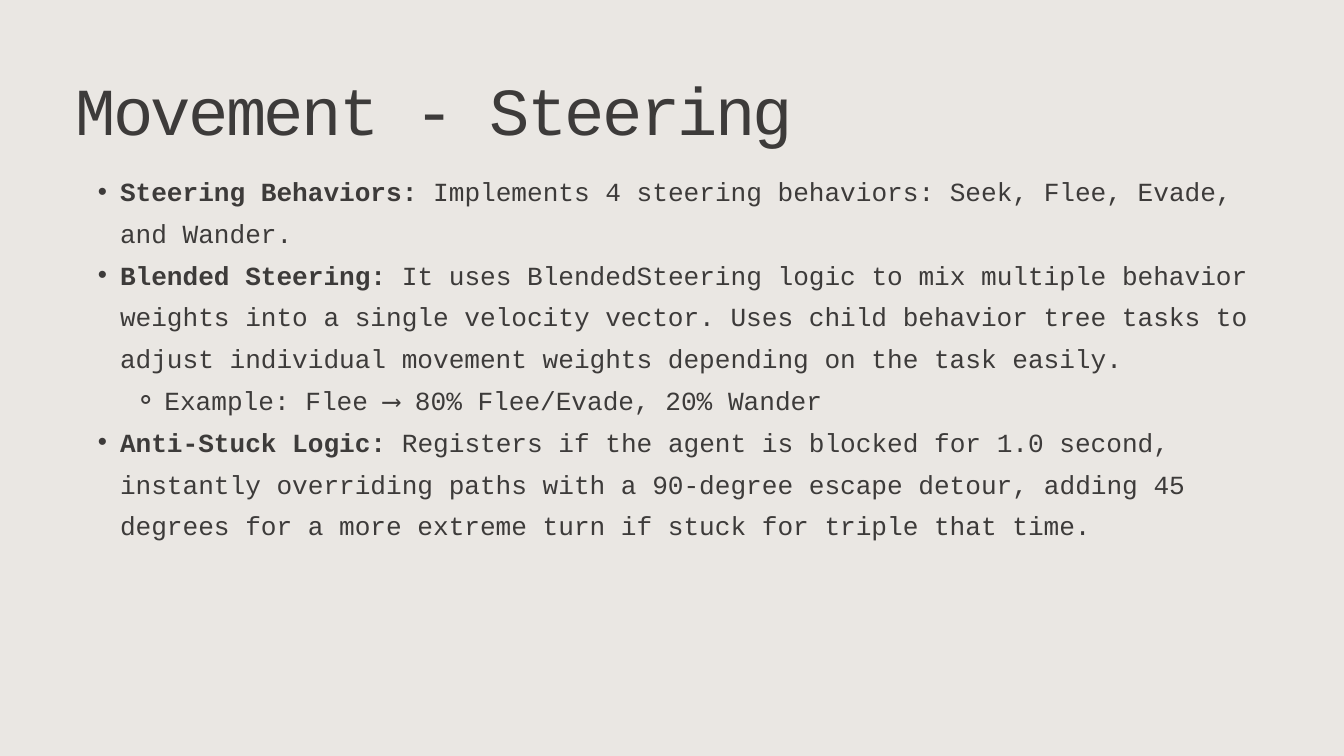
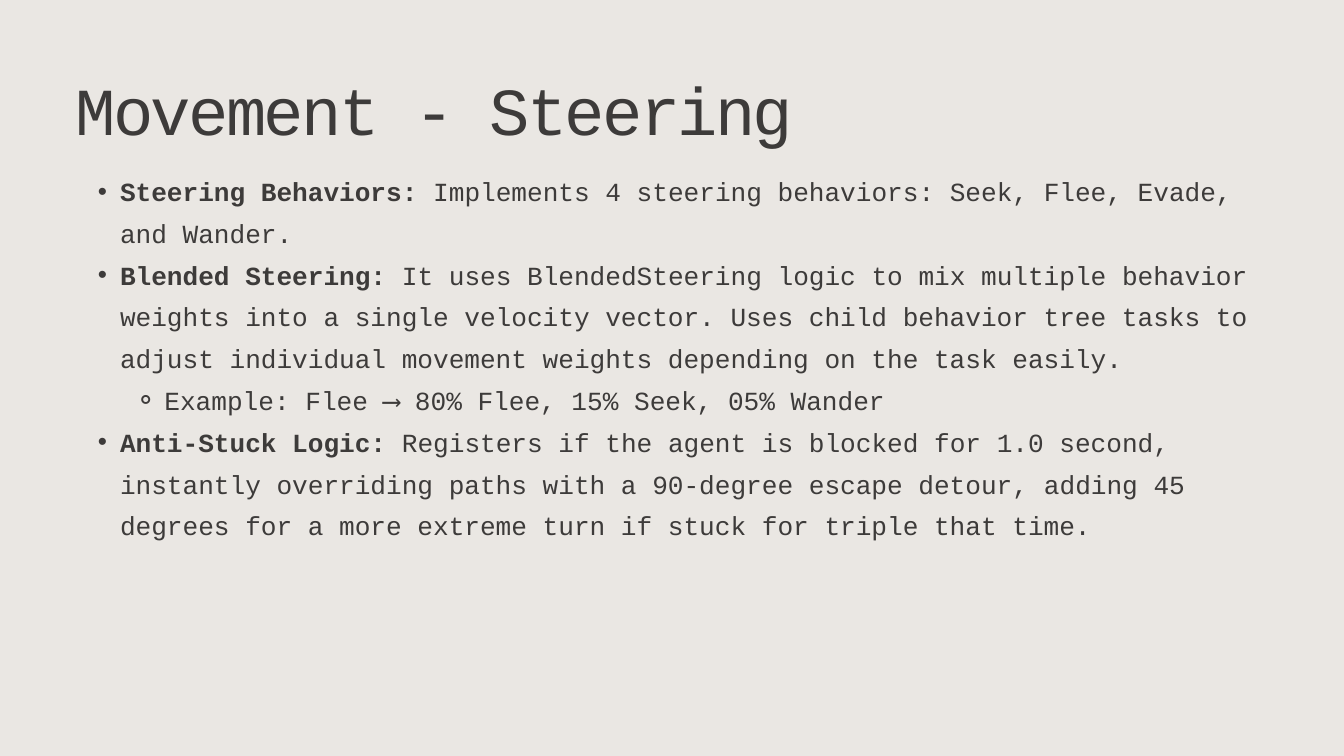
Before and after one commit to DAE-GD-2025-2026/gameai-zombie-ainaneescolomina, a slide deck: slide 5 of GPP_ZombieAI_NeesColominaAina_2DAE09.pptx. Drawn at 1344x756 pixels with LibreOffice and Linux fonts; fonts in the diff are those of the drawing. Boxes give left, top, right and bottom in pixels: in the first picture for what was removed or moved away, otherwise in the second. Text is boxed around its words. In the diff, an @@ line names an element or a change of style, - is before the commit and + after.

Commit message:
Agent Stuck Bug
- fixed the extreme turn when stuck bug
- made better the wander and run away

```diff
--- a/GPP_ZombieAI_NeesColominaAina_2DAE09.pptx
+++ b/GPP_ZombieAI_NeesColominaAina_2DAE09.pptx
@@ text at (164,392,885,416): text changed @@
-    ⚬ Example: Flee ⟶ 80% Flee/Evade, 20% Wander
+    ⚬ Example: Flee ⟶ 80% Flee, 15% Seek, 05% Wander
```
Also in this commit, not shown: 1 other slide changed, 6 other files.
